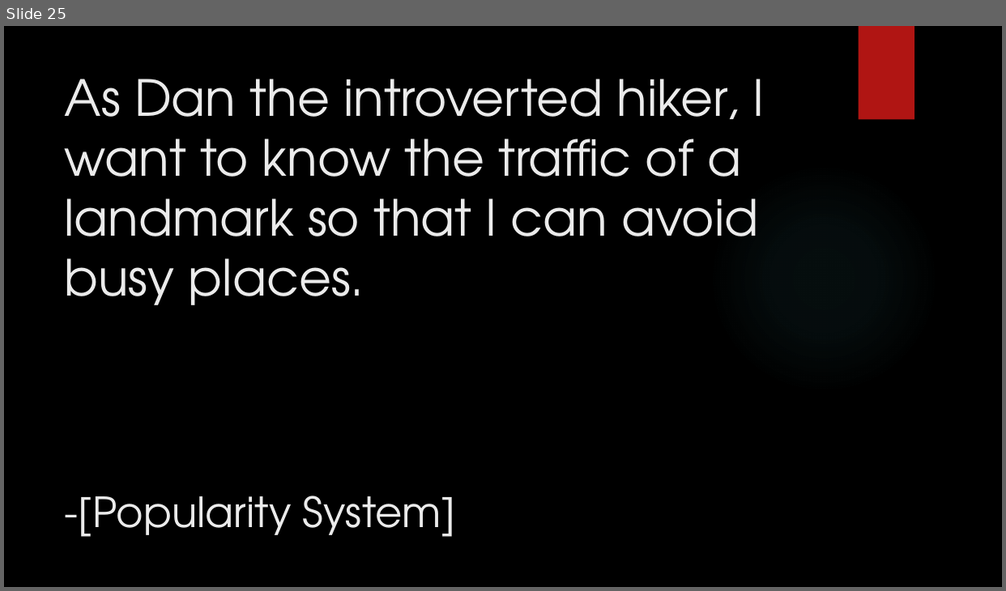
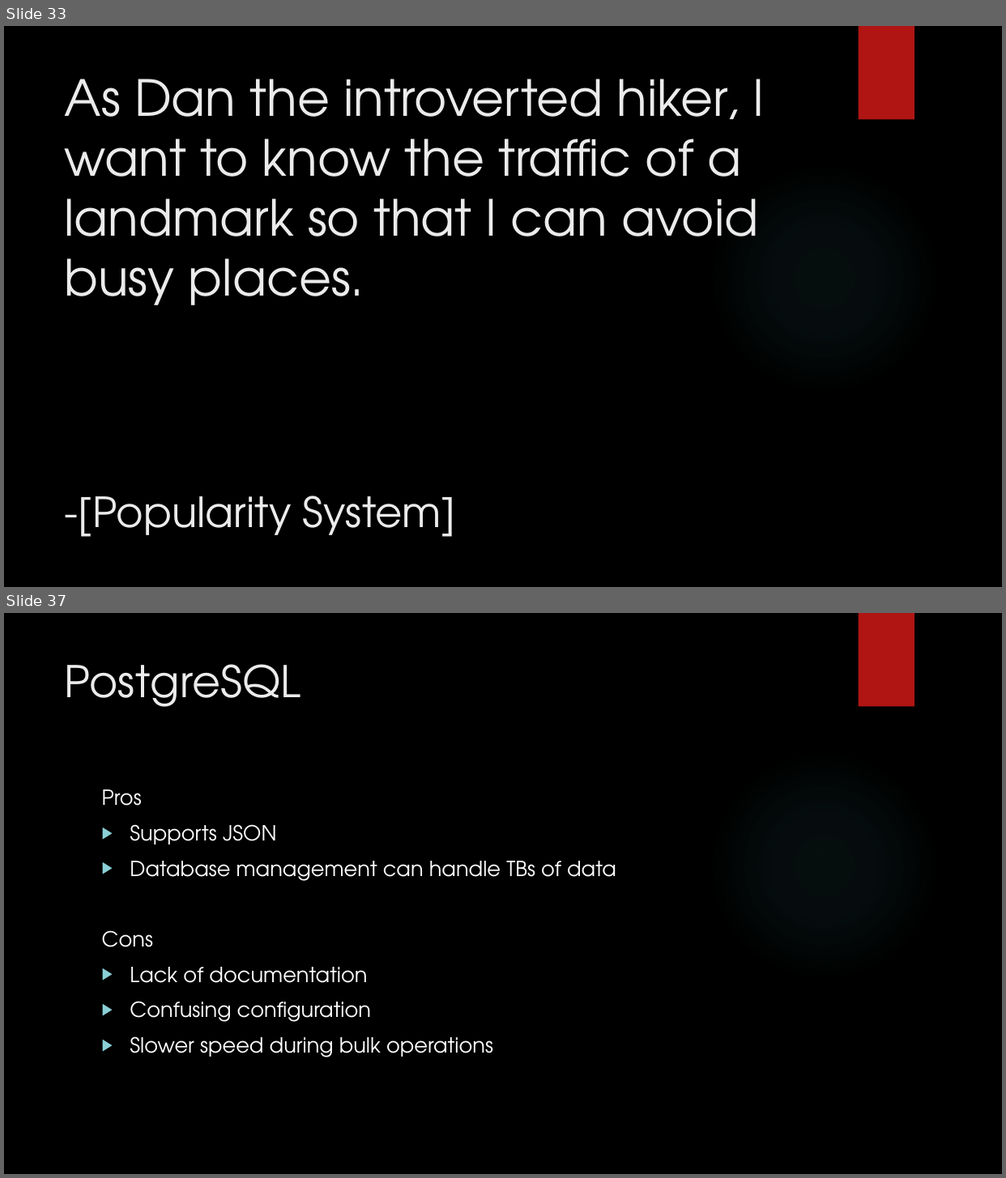
Before and after one commit to junmin-yee/Landmarked, a slide deck: Technology Presentation.pptx. Shown one above the other, each under a label of ours: slide 25 before the commit, slides 33 and 37 after it; the slides between them are not shown. The pictures are 1006x591 and 1006x1178 pixels, drawn with LibreOffice and Linux fonts; fonts in the diff are those of the drawing; background and template pictures are left out. Boxes give left, top, right and bottom in pixels: in the first picture for what was removed or moved away, otherwise in the second. Text is boxed around its words. In the diff, an @@ line names an element or a change of style, - is before the commit and + after.

Commit message:
Update Technology Presentation.pptx
Added possible database techs,
Included question slide between big sections

```diff
--- a/Technology Presentation.pptx
+++ b/Technology Presentation.pptx
@@ slide 37 added at box(4, 613, 1002, 1174), background picture (left out); not listed: 2 template elements that a slide beside it also shows @@
@@ title added at box(65, 664, 300, 707), 42 pt, text #EBEBEB @@
+PostgreSQL
@@ text added at box(102, 790, 616, 1058), 20 pt, text #FFFFFF @@
+Pros
+▶ Supports JSON
+▶ Database management can handle TBs of data
+Cons
+▶ Lack of documentation
+▶ Confusing configuration
+▶ Slower speed during bulk operations
@@ what was slide 25 is now slide 33 @@
```
Also in this commit, not shown: 3 slides changed, 8 other slides added.
